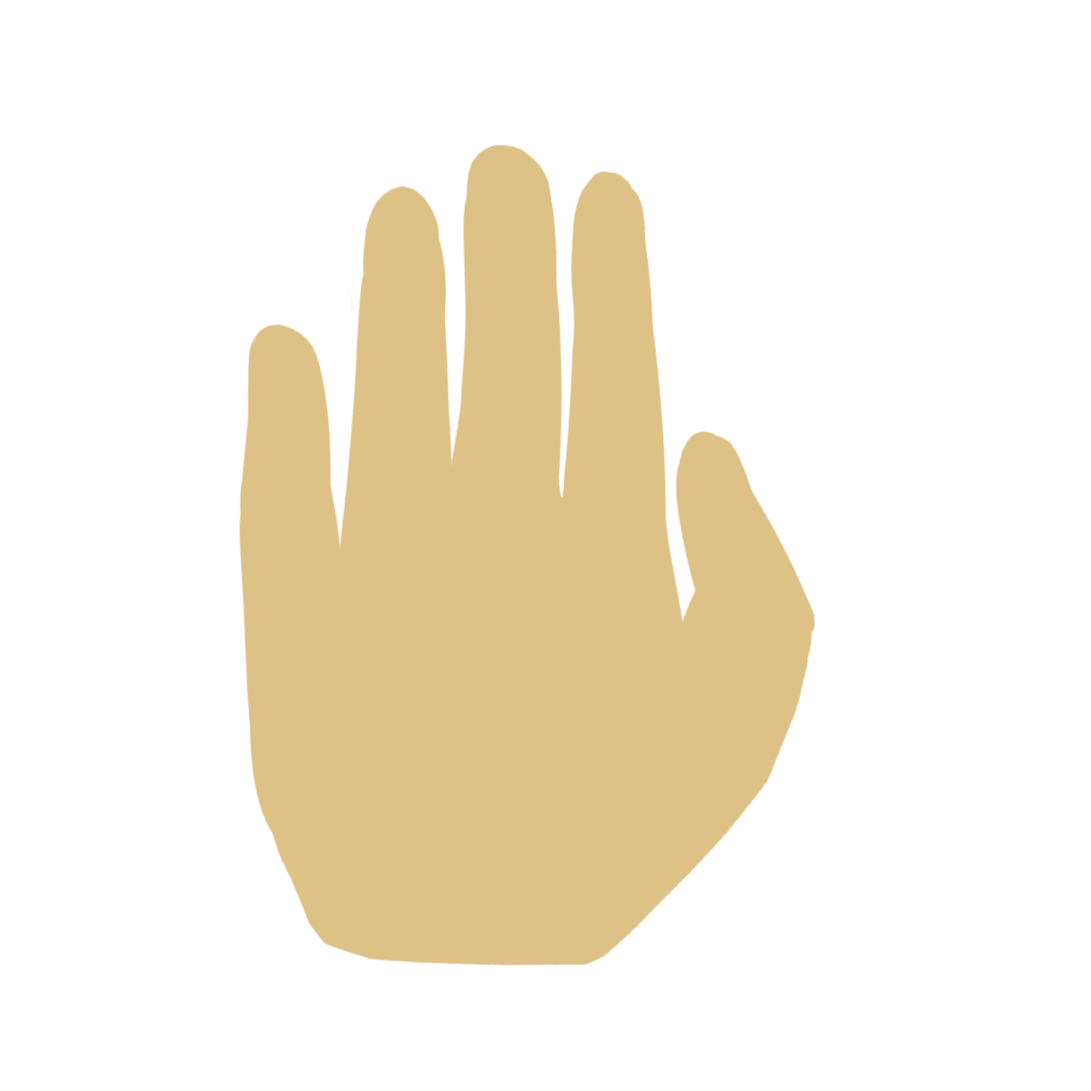
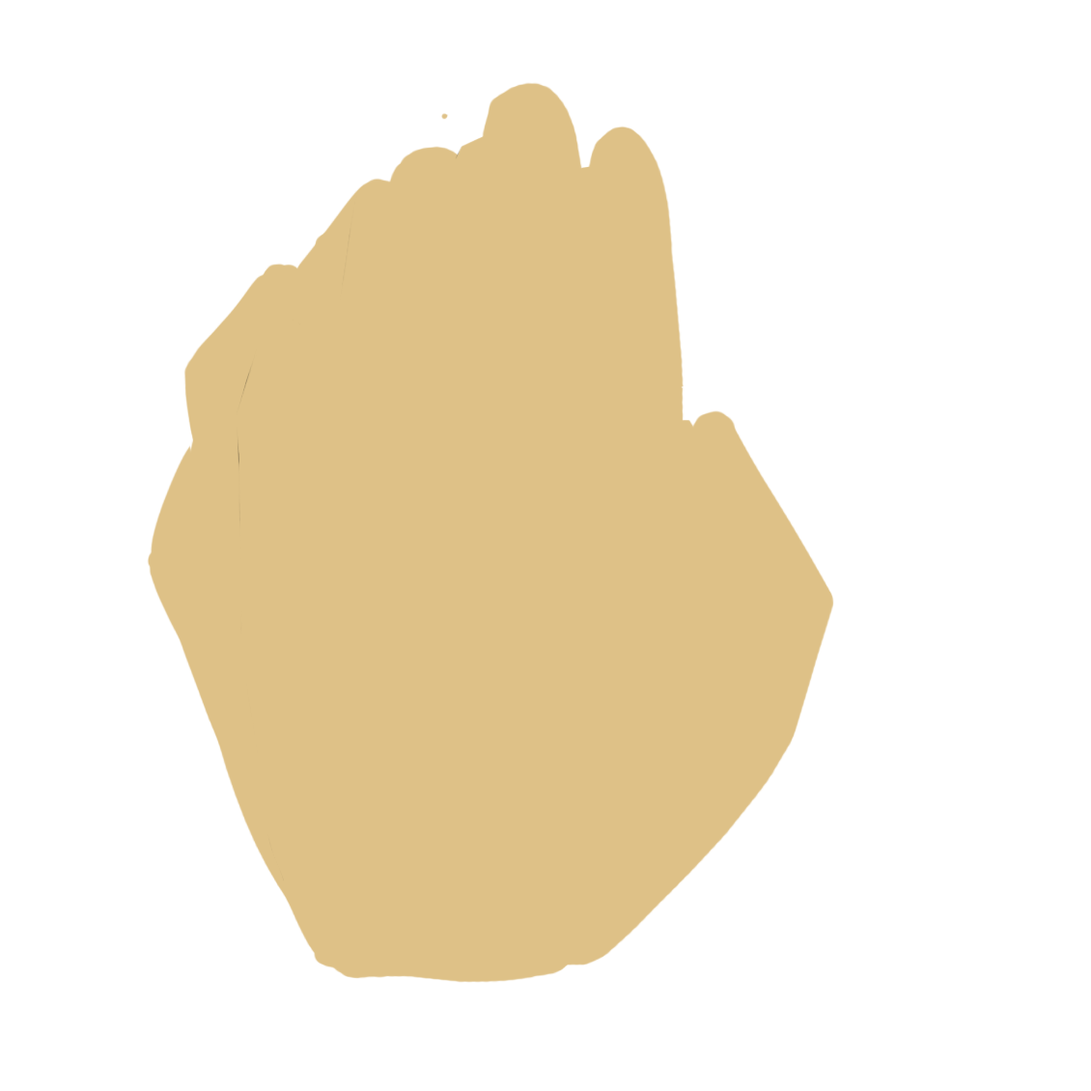
Two versions of the same layered image (w=1091, h=1091). Layer-by-layer changes:
added group "NEUTRAL_LEFT" with 5 layers above "NEUTRAL-FRONT" over 146, 82, 835, 984
added layer "01" (1st of 3, in "NEUTRAL_LEFT") in group "NEUTRAL_LEFT" over 255, 82, 835, 968
added layer "02" (1st of 3, in "NEUTRAL_LEFT") in group "NEUTRAL_LEFT" over 235, 133, 773, 984
added layer "03" (1st of 3, in "NEUTRAL_LEFT") in group "NEUTRAL_LEFT" over 198, 145, 692, 975
added layer "04" (1st of 3, in "NEUTRAL_LEFT") in group "NEUTRAL_LEFT" over 163, 180, 652, 977
added layer "05" (1st of 2, in "NEUTRAL_LEFT") in group "NEUTRAL_LEFT" over 146, 184, 589, 973
hid group "NEUTRAL-FRONT" (7 layers) over 163, 82, 835, 984
